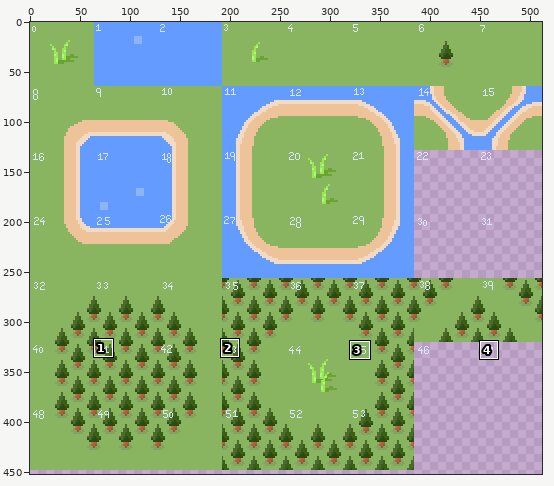
Two versions of one pixel-art file, src/images/terrain.aseprite. Above, an overview of the earlier version with the close-up marked.
Close-up. Old version:
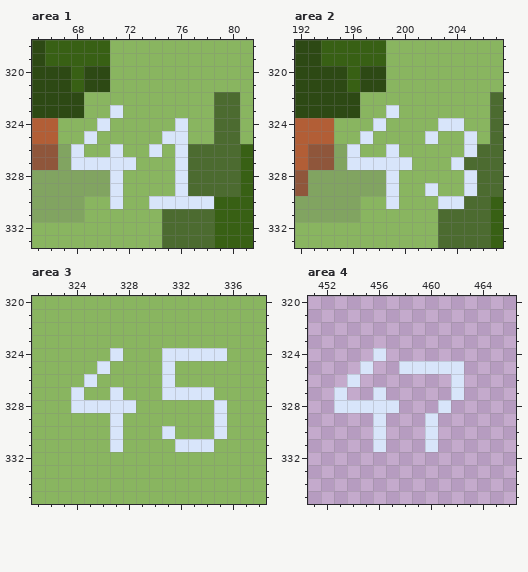
512x512 pixels, 1 frame. Colours within 5 levels of each other are drawn and written as one. Shown: area 1: x 65..81, y 318..333; area 2: x 192..207, y 318..333; area 3: x 321..338, y 320..335; area 4: x 451..466, y 320..335. The wide view leaves out empty margins. The commit also changed other parts of the picture, which this record leaves out.
After:
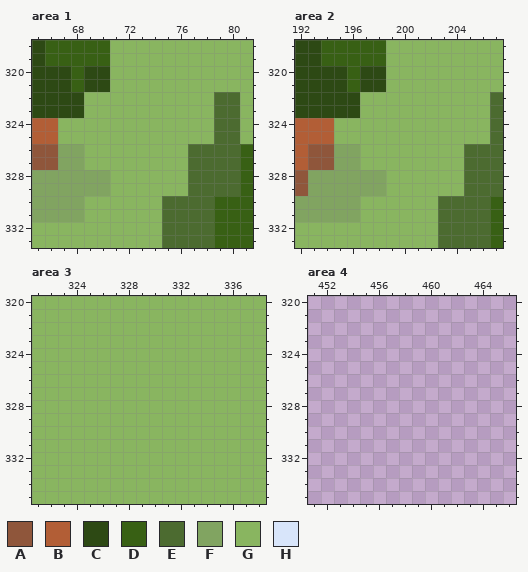
Palette (. is transparent): A #8f563b  B #b25e36  C #2d4914  D #386014  E #4c6b30  F #81a461  G #89b560  H #d8e5fa
Diff:
layer "count" now hidden
Changed rows in their new state; - is an unchanged pixel.
Area 1:
first column x 68:
323 ---G-------
324 --G-----G--
325 -G-----GG--
326 F--G--G-G--
327 FGGGG---G--
328 ---G----G--
329 ---G----G--
330 ---G--GEEEE
Area 2:
first column x 196:
323 ---G------
324 --G----GG-
325 -G----G--G
326 F--G-----E
327 FGGGG---G-
328 ---G-----E
329 ---G--G--E
330 ---G---EE-
Area 3:
first column x 324:
324 ---G---GGGGG
325 --G----G----
326 -G-----G----
327 G--G---GGGG-
328 GGGGG------G
329 ---G-------G
330 ---G---G---G
331 ---G----GGG-
Area 4:
first column x 453:
324 ---.------
325 --.--.....
326 -.-------.
327 .--.-----.
328 .....---.-
329 ---.---.--
330 ---.---.--
331 ---.---.--
Where, in picture pixels (left, top, right, bottom), the same in both close-ups:
changed: (71, 105, 214, 209)
changed: (347, 105, 477, 209)
changed: (71, 348, 227, 452)
erased: (334, 348, 464, 452)
